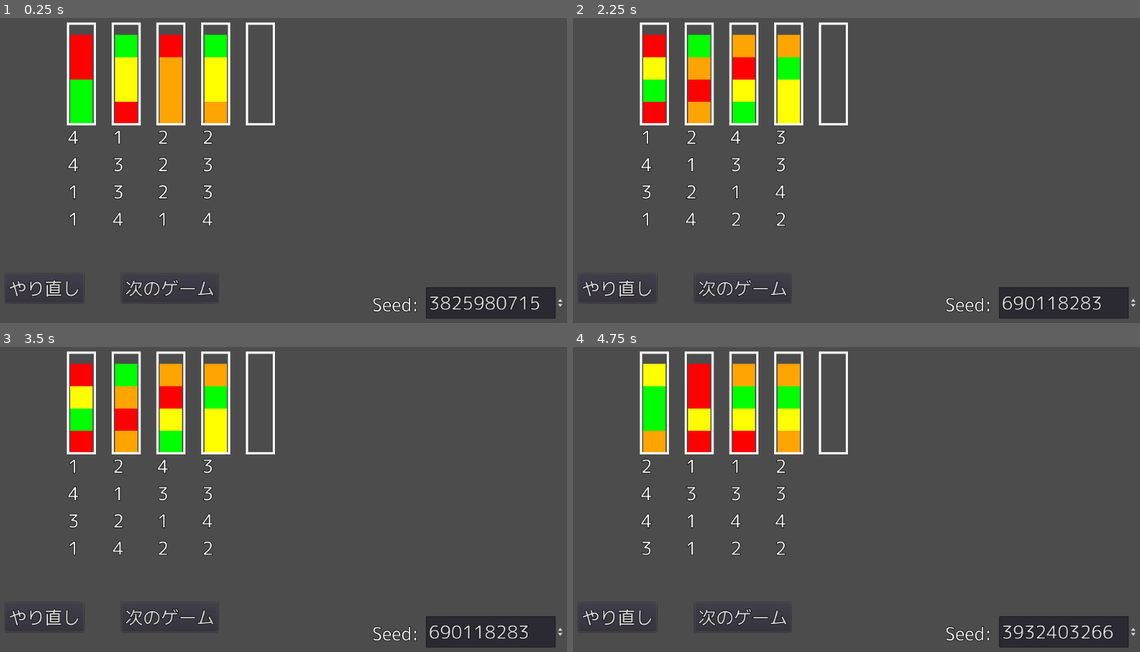
Above: before the commit, frames 1-4 (two rows, left to right).
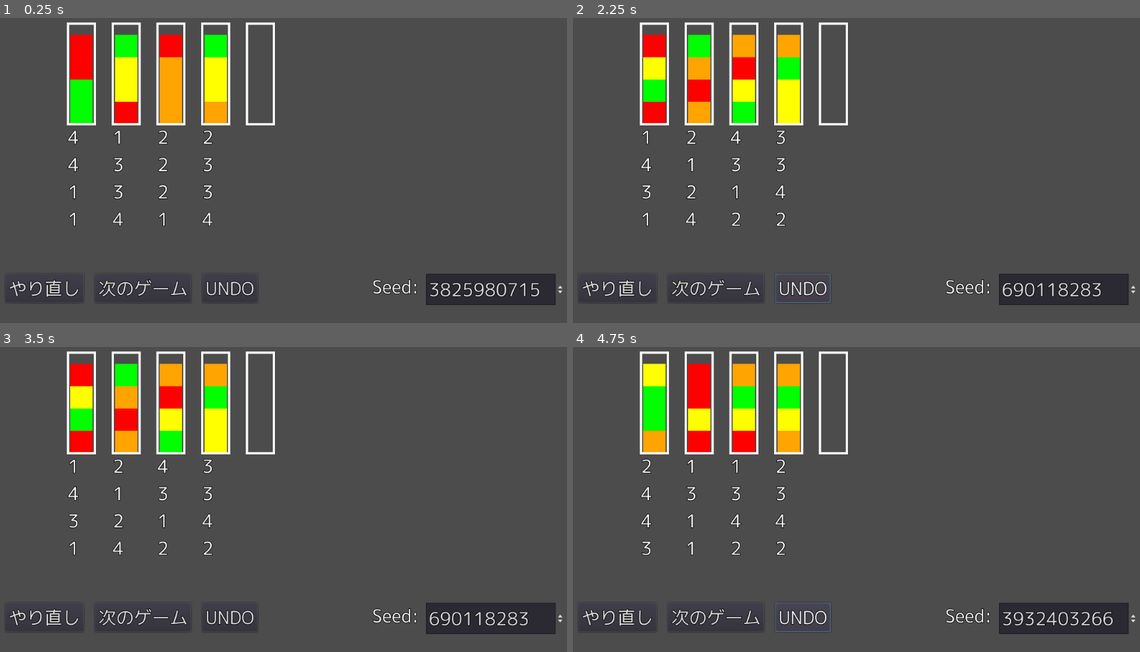
Above: after the commit, the same moments.

Repository: syun77/gd_sortpuzzle
Game: Godot game, scene res://Main.tscn
Two runs of this game, one before a commit and one after it. Both use one fixed random seed, a clock stepped at 60 frames per second and the inputs below.
Inputs (mouse positions are in pixels of both pictures, inside the frame that each line leads up to):
- Up to frame 1 (0.25 s): no input
- Up to frame 2 (2.25 s): click "やり直し" at 0.5 s; click "次のゲーム" at 1.25 s; click (805, 289) at 2 s, where only the run after the commit has a clickable "UNDO"
- Up to frame 3 (3.5 s): click "やり直し" at 2.75 s
- Up to frame 4 (4.75 s): click "次のゲーム" at 3.5 s; click (805, 618) at 4.25 s, where only the run after the commit has a clickable "UNDO"

The runs differ from the first frame. In frame 1, 3.4% of the frame differs, in the area x 17-100%, y 83-99%; in frame 2, 3.4%; in frame 3, 3.4%; in frame 4, 3.5%.

Commit message:
UNDOを実装

Diff:
--- a/Main.gd
+++ b/Main.gd
@@ -6,8 +6,6 @@
 # -------------------------------------------
 const TileBoxObj = preload("res://WaterTileBox.tscn")
 const TileObj = preload("res://WaterTile.tscn")
-const ReplayObj = preload("res://src/replay/ReplayMgr.gd")
-
 # -------------------------------------------
 # consts.
 # -------------------------------------------
@@ -16,15 +14,17 @@
 # -------------------------------------------
 # onready.
 # -------------------------------------------
-onready var _spinbox_seed = $LabelSeed/SpinBox
+onready var _spinbox_seed = $UILayer/LabelSeed/SpinBox
+onready var _label_step = $UILayer/LabelStep
+onready var _btn_undo = $UILayer/ButtonUndo
 
 # -------------------------------------------
 # vars.
 # -------------------------------------------
 var _replay_mgr:ReplayMgr = null
-var _logic:WaterLogic = null
 
 var _box_list = []
+var _tile_list = []
 
 # -------------------------------------------
 # private functions.
@@ -32,26 +32,28 @@
 
 ## 開始.
 func _ready() -> void:
-	_replay_mgr = ReplayObj.new()
-	_logic = WaterLogic.new()
+	_replay_mgr = ReplayMgr.new()
 
 	WaterCommon.new_game_rnd() # 乱数を初期化.
 	# シード値を入れる.
 	_spinbox_seed.value = WaterCommon.get_seed()
 
-	_logic.create(4, 1)
+	WaterLogic.create(4, 1)
 
 	# logicを元にゲームオブジェクトを生成する.
-	for i in range(_logic.count_box()):
+	for i in range(WaterLogic.count_box()):
 		var box = TileBoxObj.instance()
 		box.setup(i)
-		for j in range(_logic.count_tile(i)):
-			var color = _logic.get_tile_color(i, j)
+		for j in range(WaterLogic.count_tile(i)):
+			var color = WaterLogic.get_tile_color(i, j)
 			if color == WaterCommon.eColor.NONE:
 				break
 			var tile = TileObj.instance()
 			tile.setup(i, j, color)
 			box.push(tile)
+			_tile_list.append(tile)
+			# UIDを登録.
+			WaterLogic.register_tile_uid(i, j, tile.get_instance_id())
 			add_child(tile)
 		_box_list.append(box)
 		add_child(box)
@@ -62,17 +64,15 @@
 		# 箱の選択.
 		var box_idx = _focus_box()
 		var data = ReplayData.new()
-		if _logic.update(box_idx, data):
+		if WaterLogic.update(box_idx, data):
 			# 入れ替えできたので表示の更新が必要.
+			# UNDOに追加.
+			_replay_mgr.add_undo(data)
 			print(data)
-			var src_box:WaterTileBox = _box_list[data.src_box]
-			var dst_box:WaterTileBox = _box_list[data.dst_box]
-			for _i in range(data.count):
-				var src_tile:WaterTile = src_box.pop()
-				dst_box.push(src_tile)
+			_copy_from_logic()
 
 		# 選択カーソルの更新.
-		box_idx = _logic.get_selected_box()
+		box_idx = WaterLogic.get_selected_box()
 		for box in _box_list:
 			if box.get_idx() == box_idx:
 				if box.is_selected():
@@ -104,9 +104,20 @@
 	# 選択していない.
 	return -1
 
+## ロジックからタイル情報をコピーする.
+func _copy_from_logic() -> void:
+	var tile_idx = 0
+	for tile in _tile_list:
+		var t:WaterTile = tile
+		var uid = t.get_instance_id()
+		var data:WaterLogic.MyTile = WaterLogic.get_tile_from_uid(uid)
+		t.move(data.get_box_idx(), data.get_tile_pos())
+
 ## 更新 > UI.
 func _update_ui(_delta:float) -> void:
-	pass
+	var cnt_undo = _replay_mgr.count_undo()
+	_label_step.visible = (cnt_undo > 0)
+	_label_step.text = "Step:%d"%cnt_undo
 
 # ----------------------------------------
 # signals.
@@ -121,3 +132,9 @@
 func _on_ButtonNextGame_pressed() -> void:
 	WaterCommon.set_reset_game(true)
 	get_tree().change_scene("res://Main.tscn")
+
+## UNDOの実行.
+func _on_ButtonUndo_pressed() -> void:
+	_replay_mgr.undo()
+	# Logicからコピーする.
+	_copy_from_logic()
--- a/Main.tscn
+++ b/Main.tscn
@@ -6,7 +6,9 @@
 [node name="Main" type="Node2D"]
 script = ExtResource( 1 )
 
-[node name="ButtonRetry" type="Button" parent="."]
+[node name="UILayer" type="CanvasLayer" parent="."]
+
+[node name="ButtonRetry" type="Button" parent="UILayer"]
 margin_left = 16.0
 margin_top = 512.0
 margin_right = 156.0
@@ -14,28 +16,44 @@
 theme = ExtResource( 2 )
 text = "やり直し"
 
-[node name="ButtonNextGame" type="Button" parent="."]
-margin_left = 224.0
+[node name="ButtonNextGame" type="Button" parent="UILayer"]
+margin_left = 176.0
 margin_top = 512.0
-margin_right = 364.0
+margin_right = 348.0
 margin_bottom = 564.0
 theme = ExtResource( 2 )
 text = "次のゲーム"
 
-[node name="LabelSeed" type="Label" parent="."]
+[node name="LabelSeed" type="Label" parent="UILayer"]
 margin_left = 672.0
-margin_top = 544.0
+margin_top = 512.0
 margin_right = 924.0
-margin_bottom = 590.0
+margin_bottom = 558.0
 theme = ExtResource( 2 )
 text = "Seed:"
 
-[node name="SpinBox" type="SpinBox" parent="LabelSeed"]
+[node name="SpinBox" type="SpinBox" parent="UILayer/LabelSeed"]
 margin_left = 96.0
-margin_top = -8.0
 margin_right = 344.0
-margin_bottom = 48.0
+margin_bottom = 56.0
 max_value = 1e+10
 
-[connection signal="pressed" from="ButtonRetry" to="." method="_on_ButtonRetry_pressed"]
-[connection signal="pressed" from="ButtonNextGame" to="." method="_on_ButtonNextGame_pressed"]
+[node name="LabelStep" type="Label" parent="UILayer"]
+margin_left = 672.0
+margin_top = 456.0
+margin_right = 782.0
+margin_bottom = 502.0
+theme = ExtResource( 2 )
+text = "Step: 1"
+
+[node name="ButtonUndo" type="Button" parent="UILayer"]
+margin_left = 368.0
+margin_top = 512.0
+margin_right = 467.0
+margin_bottom = 564.0
+theme = ExtResource( 2 )
+text = "UNDO"
+
+[connection signal="pressed" from="UILayer/ButtonRetry" to="." method="_on_ButtonRetry_pressed"]
+[connection signal="pressed" from="UILayer/ButtonNextGame" to="." method="_on_ButtonNextGame_pressed"]
+[connection signal="pressed" from="UILayer/ButtonUndo" to="." method="_on_ButtonUndo_pressed"]
--- a/project.godot
+++ b/project.godot
@@ -19,11 +19,6 @@
 "language": "GDScript",
 "path": "res://src/replay/ReplayMgr.gd"
 }, {
-"base": "Reference",
-"class": "WaterLogic",
-"language": "GDScript",
-"path": "res://src/field/WaterLogic.gd"
-}, {
 "base": "Node2D",
 "class": "WaterTile",
 "language": "GDScript",
@@ -37,7 +32,6 @@
 _global_script_class_icons={
 "ReplayData": "",
 "ReplayMgr": "",
-"WaterLogic": "",
 "WaterTile": "",
 "WaterTileBox": ""
 }
@@ -51,6 +45,7 @@
 [autoload]
 
 WaterCommon="*res://WaterCommon.gd"
+WaterLogic="*res://src/logic/WaterLogic.gd"
 
 [gui]
 
--- a/src/field/WaterLogic.gd
+++ b/src/logic/WaterLogic.gd
@@ -1,7 +1,13 @@
-class_name WaterLogic
+extends Node
+
+# ==============================================
+# ソートパズルのロジック.
+# ==============================================
+#class_name WaterLogic
 
 ## タイルオブジェクト.
 class MyTile:
+	var _uid = 0 # ユニークID.
 	var _box_idx = 0 # 箱番号.
 	var _tile_pos = 0 # 箱内の位置.
 	var _color = 0 # タイルの色.
@@ -22,6 +28,11 @@
 		return _tile_pos
 	func get_color() -> int:
 		return _color
+
+	func set_uid(uid:int) -> void:
+		_uid = uid
+	func get_uid() -> int:
+		return _uid
 
 ## MyTileを入れる箱.
 class MyBox:
@@ -104,18 +115,26 @@
 		if pos < 0 or count_tile() <= pos:
 			return null
 		return _stack[pos]
-
 # ----------------------------------------------
 # vars.
 # ----------------------------------------------
 var _box_list = []
+var _tile_dict = {} # タイルへのアクセス用.
 var _selected_box = WaterCommon.INVALID_BOX_IDX # 選んでいる箱.
 
 # ----------------------------------------------
 # public functions.
 # ----------------------------------------------
+## 初期化.
+func init() -> void:
+	_box_list = []
+	_selected_box = WaterCommon.INVALID_BOX_IDX
+
 ## 生成.
 func create(fill_cnt:int, empty_cnt:int) -> void:
+	# 初期化.
+	init()
+
 	var tbl = []
 	for j in range(fill_cnt):
 		for i in range(WaterCommon.BOX_CAPACITY_NUM):
@@ -272,13 +291,50 @@
 		return 0
 	return box.count_tile()
 
-func get_tile_color(box_idx:int, tile_pos:int) -> int:
+func get_tile(box_idx:int, tile_pos:int) -> MyTile:
 	var box:MyBox = get_box(box_idx)
 	if box == null:
+		return null
+
+	if tile_pos < 0 or box.count_tile() <= tile_pos:
+		return null
+
+	var tile:MyTile = box.get_tile(tile_pos)
+	return tile
+
+func get_tile_color(box_idx:int, tile_pos:int) -> int:
+	var tile:MyTile = get_tile(box_idx, tile_pos)
+	if tile == null:
 		return WaterCommon.eColor.NONE # 無効.
-
-	if tile_pos < 0 or box.count_tile() <= tile_pos:
-		return WaterCommon.eColor.NONE # 無効.
-
-	var tile:MyTile = box.get_tile(tile_pos)
 	return tile.get_color()
+
+## タイルのUIDを登録する.
+func register_tile_uid(box_idx:int, tile_pos:int, uid:int) -> void:
+	var tile:MyTile = get_tile(box_idx, tile_pos)
+	if tile == null:
+		push_error(str("無効なタイルを指定 box_idx:", box_idx, " tile_pos:", tile_pos))
+		return
+
+	tile.set_uid(uid)
+	# UIDで登録.
+	_tile_dict[uid] = tile
+
+func get_tile_uid(box_idx:int, tile_pos:int) -> int:
+	var tile:MyTile = get_tile(box_idx, tile_pos)
+	if tile == null:
+		return 0
+
+	return tile.get_uid()
+
+## UID指定でタイル情報を取得する.
+func get_tile_from_uid(uid:int) -> MyTile:
+	return _tile_dict[uid]
+
+## UNDOを実行.
+func undo(data:ReplayData) -> void:
+	var src_box:MyBox = _box_list[data.src_box]
+	var dst_box:MyBox = _box_list[data.dst_box]
+	# 逆順に入れ替える.
+	for _i in range(data.count):
+		var tile:MyTile = dst_box.pop()
+		src_box.push(tile)
--- a/src/replay/ReplayMgr.gd
+++ b/src/replay/ReplayMgr.gd
@@ -32,4 +32,11 @@
 
 ## undoを実行する.
 func undo() -> void:
-	pass # TODO: 未実装.
+	if count_undo() <= 0:
+		return
+
+	# リプレイデータを取り出す.
+	var data = undo_list.pop_back()
+
+	# UNDOを実行.
+	WaterLogic.undo(data)
